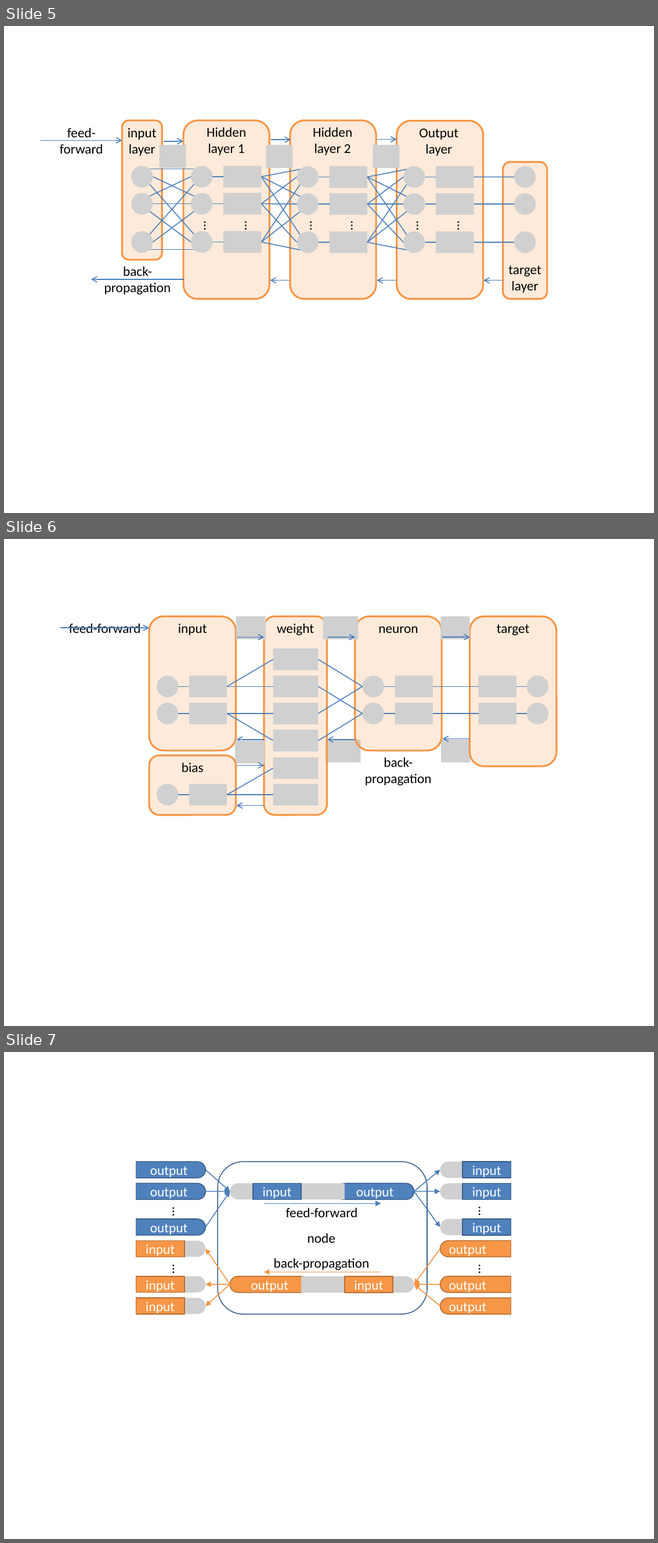
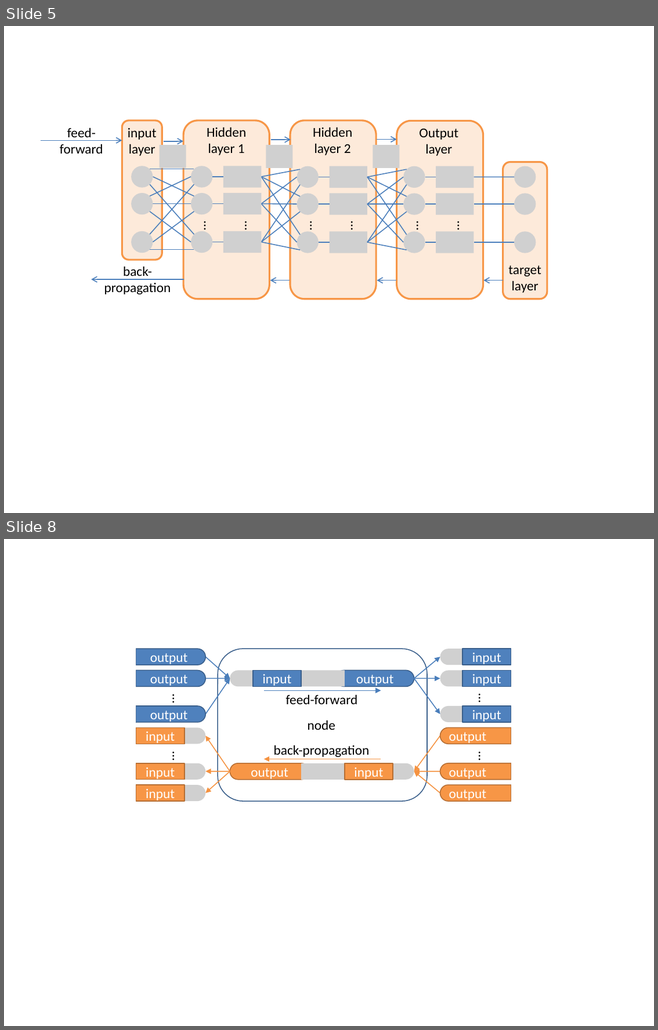
Before and after one commit to wenduow/BeefNet, a slide deck: trunk/pic/pic.pptx. Shown one above the other, each under a label of ours: slides 5, 6 and 7 before the commit, slides 5 and 8 after it; the slides between them are not shown. The pictures are 658x1543 and 658x1030 pixels, drawn with LibreOffice and Linux fonts; fonts in the diff are those of the drawing; grey boxes stand for pictures. Boxes give left, top, right and bottom in pixels: in the first picture for what was removed or moved away, otherwise in the second. Text is boxed around its words. In the diff, an @@ line names an element or a change of style, - is before the commit and + after.

```diff
--- a/trunk/pic/pic.pptx
+++ b/trunk/pic/pic.pptx
@@ slide 6 removed at [4,539,654,1026], background #FFFFFF @@
@@ group removed at [60,616,556,815]: 26 pictures, 19 lines, 9 arrows, 7 texts, 5 rounded rectangles @@
-neuron
-weight
-target
-input
-feed-forward
-back-propagation
-bias
@@ what was slide 7 is now slide 8 @@
```
Also in this commit, not shown: 3 slides added, 29 other files.
